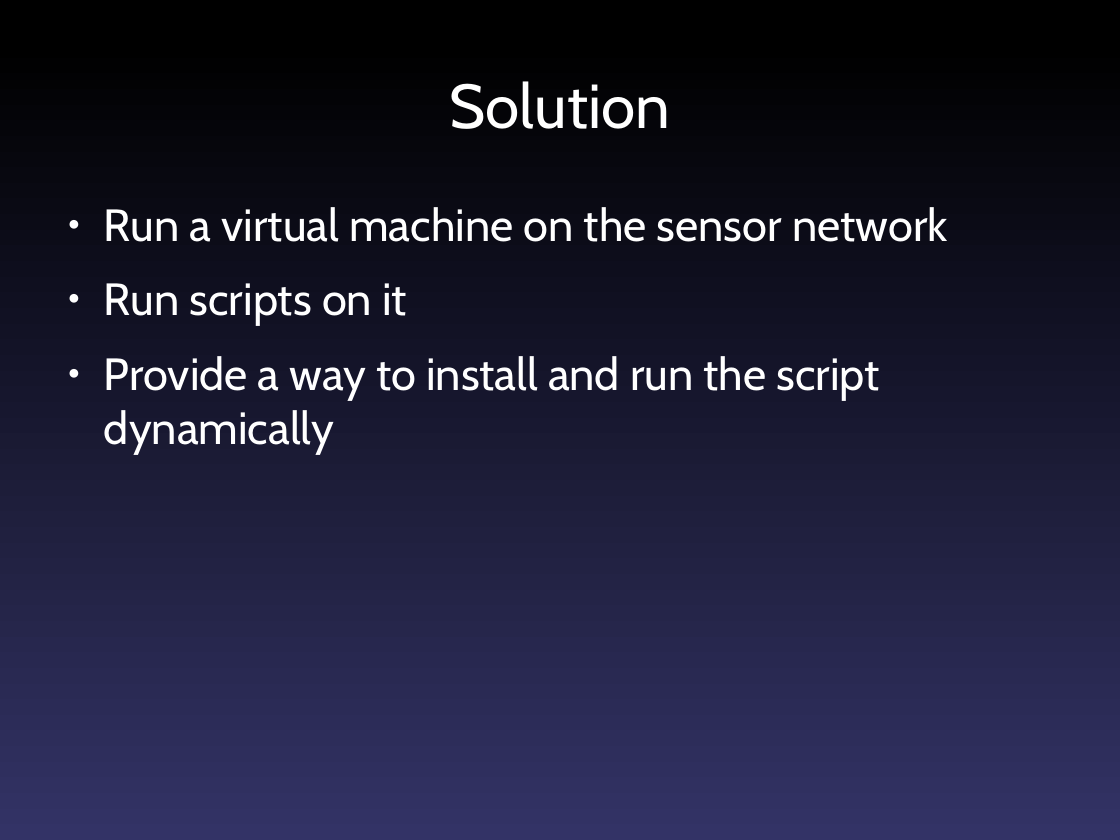
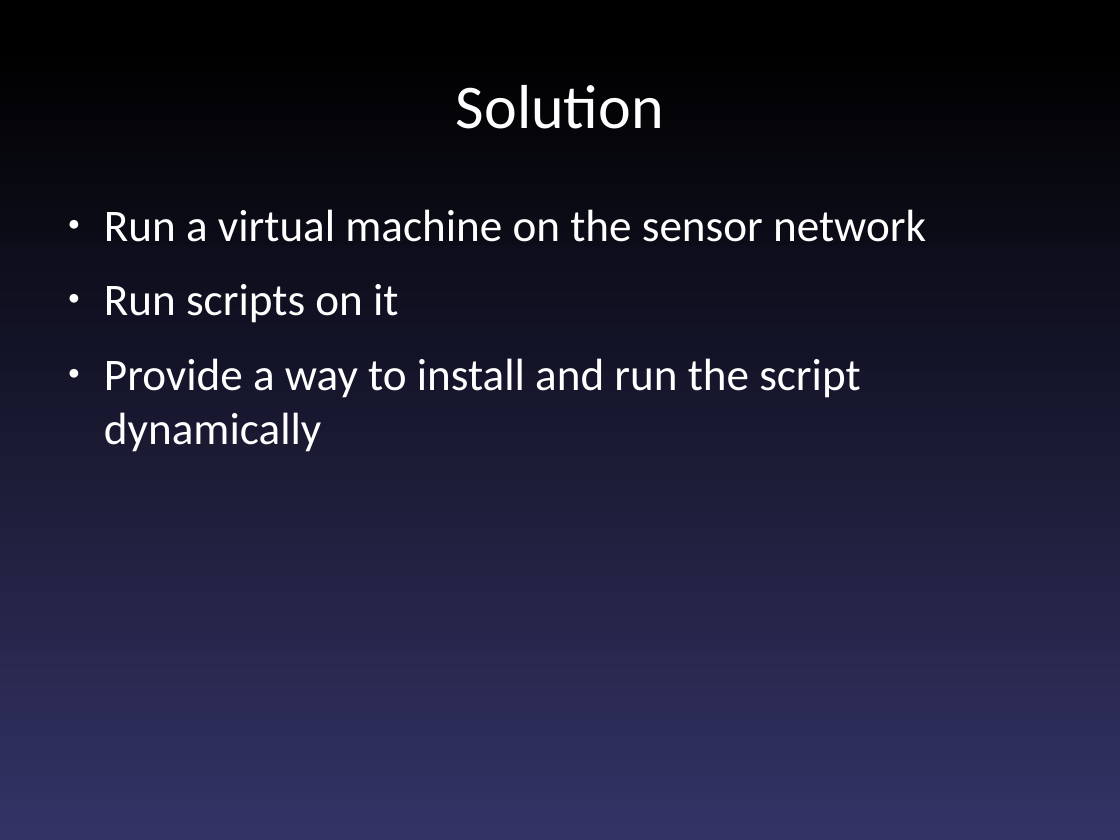
Before and after one commit to fajran/luaspot, a slide deck: slide 4 of doc/presentation/Scriptable Sensor Network.odp. Drawn at 1120x840 pixels with LibreOffice and Linux fonts; fonts in the diff are those of the drawing. Boxes give left, top, right and bottom in pixels: in the first picture for what was removed or moved away, otherwise in the second. Text is boxed around its words. In the diff, an @@ line names an element or a change of style, - is before the commit and + after.

```diff
--- a/doc/presentation/Scriptable Sensor Network.odp
+++ b/doc/presentation/Scriptable Sensor Network.odp
@@ title "Solution" at [456,85,664,129]: font Cabin to Calibri @@
@@ text "Run a virtual machine on ..." at [104,209,926,452]: font Cabin to Calibri @@
```
Also in this commit, not shown: 14 other slides changed.
